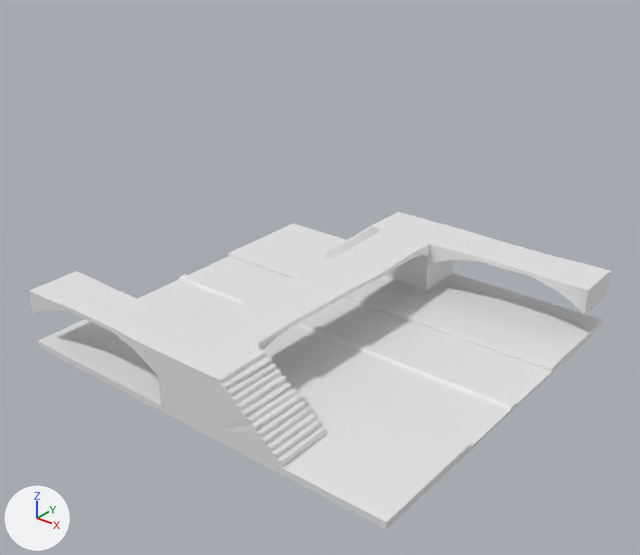
One commit to the Blender file Assets/PersonalWorkspaces/George/TrainFloor.blend: the scene before it, then after it.
Rendered twice from a 50 mm lens placed at (82.7, -105.1, 75.4), pointed at (2.3, -4.7, 13.2). The lights are fixed; the arrows at lower left show +X, +Y and +Z.

Script lines for the objects in view, before the commit:
```python
ob_cube_001 = bpy.data.objects.new('Cube.001', me_cube_005)
ob_cube_001.location = (-20.4, -28.6, 10.1)
ob_cube_001.rotation_euler = (0.0, 0.0, 1.571)  # degrees (0, 0, 90)
ob_cube_002 = bpy.data.objects.new('Cube.002', me_cube_006)
ob_cube_002.location = (4.1, 22.9, 9.1)
ob_cube_002.rotation_euler = (0.0, 0.0, 3.142)  # degrees (0, 0, 180)
ob_cube_003 = bpy.data.objects.new('Cube.003', me_cube_008)
ob_cube_003.location = (20.4, 28.6, 10.1)
ob_cube_003.rotation_euler = (0.0, 0.0, 1.571)  # degrees (0, 0, 90)
ob_rails = bpy.data.objects.new('rails', me_cube_001)
ob_rails.location = (0.0, 0.0, 0.0)
ob_rails.scale = (-32.5, -28.3, -0.596)
ob_staircase1 = bpy.data.objects.new('Staircase1', me_cube_003)
ob_staircase1.location = (-12.5, 28.6, 5.4)
ob_staircase1.scale = (6.53, 4.78, 4.78)
ob_staircase2 = bpy.data.objects.new('Staircase2', me_cube_004)
ob_staircase2.location = (12.0, -28.6, 5.4)
ob_staircase2.rotation_euler = (0.0, 0.0, 3.142)  # degrees (0, 0, 180)
ob_staircase2.scale = (6.53, 4.78, 4.78)
ob_stay_off = bpy.data.objects.new('STAY OFF', me_cube_002)
ob_stay_off.location = (0.0, 0.0, 0.0)
ob_stay_off.scale = (-32.5, -28.3, -0.596)
ob_walkway = bpy.data.objects.new('walkway', me_cube)
ob_walkway.location = (0.0, 0.0, 0.0)
ob_walkway.scale = (-32.5, -28.3, -0.596)
```
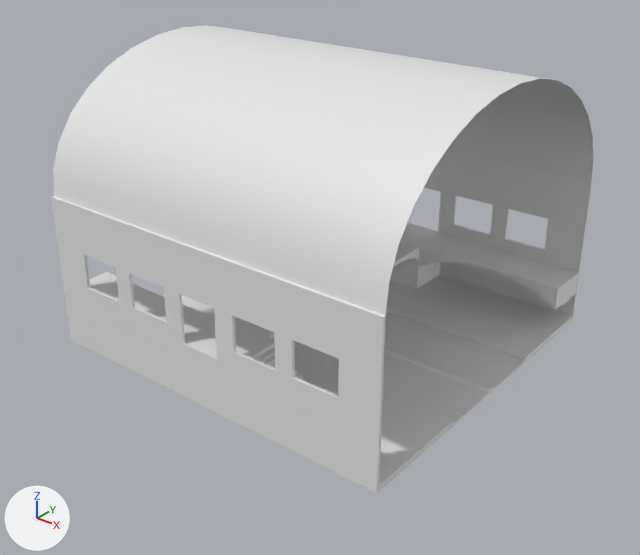
Boxes (x1, y1, x2, y2) around the edits, measured in the pictures (640 x 555 px):
'Cylinder', added
    after: (53, 25, 593, 316)
'Cube', added
    after: (51, 196, 385, 493)
'rails', moved, rescaled
    before: (137, 256, 551, 449)
    after: (161, 294, 525, 426)
'walkway', moved, rescaled
    before: (37, 223, 603, 530)
    after: (379, 275, 574, 491)
'Staircase2', moved, rescaled
    before: (156, 325, 325, 467)
    after: (185, 322, 306, 381)
'STAY OFF', moved, rescaled
    before: (228, 243, 570, 475)
    after: (295, 290, 543, 447)
'Cube.006', added
    after: (407, 150, 592, 316)
'Cube.002', moved, rescaled
    before: (204, 229, 429, 350)
    after: (235, 242, 419, 340)
'Cube.001', moved, rescaled
    before: (29, 271, 202, 376)
    after: (89, 272, 215, 338)
'Cube.003', moved, rescaled (12% narrower, 11% shorter)
    before: (428, 228, 611, 314)
    after: (418, 234, 578, 310)
'Staircase1', moved, rescaled
    before: (325, 212, 455, 290)
    after: (390, 223, 442, 289)

Diff of the bpy script that builds the scene:
```diff
--- a/Assets/PersonalWorkspaces/George/TrainFloor.blend.py
+++ b/Assets/PersonalWorkspaces/George/TrainFloor.blend.py
@@ me_cylinder @@
+me_cylinder.from_pydata(...)  # 34 vertices, 16 faces; spans x 0.0..2.0, y -1.0..0.0, z 0.0..2.0
+me_cylinder.polygons.foreach_set('use_smooth', [True] * 16)
@@ me_cube_011 @@
+me_cube_011.from_pydata(...)  # 48 vertices, 36 faces; spans x -1.0..70.4, y 0.5..1.0, z -1.0..28.1
@@ ob_walkway @@
 ob_walkway = bpy.data.objects.new('walkway', me_cube)
-ob_walkway.location = (0.0, 0.0, 0.0)
-ob_walkway.scale = (-32.5, -28.3, -0.596)
+ob_walkway.location = (0.4, -0.1, 1.4)
+ob_walkway.scale = (-28.6, -24.9, -0.524)
 _m = ob_walkway.modifiers.new('Mirror', 'MIRROR')
@@ ob_rails @@
 ob_rails = bpy.data.objects.new('rails', me_cube_001)
-ob_rails.location = (0.0, 0.0, 0.0)
-ob_rails.scale = (-32.5, -28.3, -0.596)
+ob_rails.location = (0.4, -0.1, 1.4)
+ob_rails.scale = (-28.6, -24.9, -0.524)
 _m = ob_rails.modifiers.new('Mirror', 'MIRROR')
@@ ob_stay_off @@
 ob_stay_off = bpy.data.objects.new('STAY OFF', me_cube_002)
-ob_stay_off.location = (0.0, 0.0, 0.0)
-ob_stay_off.scale = (-32.5, -28.3, -0.596)
+ob_stay_off.location = (0.4, -0.1, 1.4)
+ob_stay_off.scale = (-28.6, -24.9, -0.524)
 _m = ob_stay_off.modifiers.new('Mirror', 'MIRROR')
@@ ob_staircase1 @@
 ob_staircase1 = bpy.data.objects.new('Staircase1', me_cube_003)
-ob_staircase1.location = (-12.5, 28.6, 5.4)
-ob_staircase1.scale = (6.53, 4.78, 4.78)
+ob_staircase1.location = (-10.6, 25.0, 6.1)
+ob_staircase1.scale = (5.75, 4.2, 4.2)
@@ ob_staircase2 @@
 ob_staircase2 = bpy.data.objects.new('Staircase2', me_cube_004)
-ob_staircase2.location = (12.0, -28.6, 5.4)
+ob_staircase2.location = (11.0, -25.2, 6.1)
 ob_staircase2.rotation_euler = (0.0, 0.0, 3.142)  # degrees (0, 0, 180)
-ob_staircase2.scale = (6.53, 4.78, 4.78)
+ob_staircase2.scale = (5.75, 4.2, 4.2)
@@ ob_cube_001 @@
 ob_cube_001 = bpy.data.objects.new('Cube.001', me_cube_005)
-ob_cube_001.location = (-20.4, -28.6, 10.1)
+ob_cube_001.location = (-17.6, -25.3, 10.3)
 ob_cube_001.rotation_euler = (0.0, 0.0, 1.571)  # degrees (0, 0, 90)
+ob_cube_001.scale = (0.88, 0.88, 0.88)
@@ ob_cube_002 @@
 ob_cube_002 = bpy.data.objects.new('Cube.002', me_cube_006)
-ob_cube_002.location = (4.1, 22.9, 9.1)
+ob_cube_002.location = (4.0, 20.0, 9.4)
 ob_cube_002.rotation_euler = (0.0, 0.0, 3.142)  # degrees (0, 0, 180)
+ob_cube_002.scale = (0.88, 0.88, 0.88)
@@ ob_cube_003 @@
 ob_cube_003 = bpy.data.objects.new('Cube.003', me_cube_008)
-ob_cube_003.location = (20.4, 28.6, 10.1)
+ob_cube_003.location = (18.3, 25.1, 10.3)
 ob_cube_003.rotation_euler = (0.0, 0.0, 1.571)  # degrees (0, 0, 90)
+ob_cube_003.scale = (0.88, 0.88, 0.88)
@@ ob_cylinder @@
+ob_cylinder = bpy.data.objects.new('Cylinder', me_cylinder)
+ob_cylinder.location = (31.8, -29.5, 26.5)
+ob_cylinder.rotation_euler = (-1.571, 0.0, 1.571)  # degrees (-90, 0, 90)
+ob_cylinder.scale = (29.1, 21.6, 31.4)
@@ ob_cube_006 @@
+ob_cube_006 = bpy.data.objects.new('Cube.006', me_cube_011)
+ob_cube_006.location = (30.9, 29.6, 1.8)
+ob_cube_006.rotation_euler = (0.0, 0.0, -3.142)  # degrees (0, 0, -180)
+ob_cube_006.scale = (0.88, 0.88, 0.88)
@@ ob_cube @@
+ob_cube = bpy.data.objects.new('Cube', me_cube_011.copy())
+ob_cube.location = (-30.2, -30.3, 1.8)
+ob_cube.scale = (0.88, 0.88, 0.88)
```
